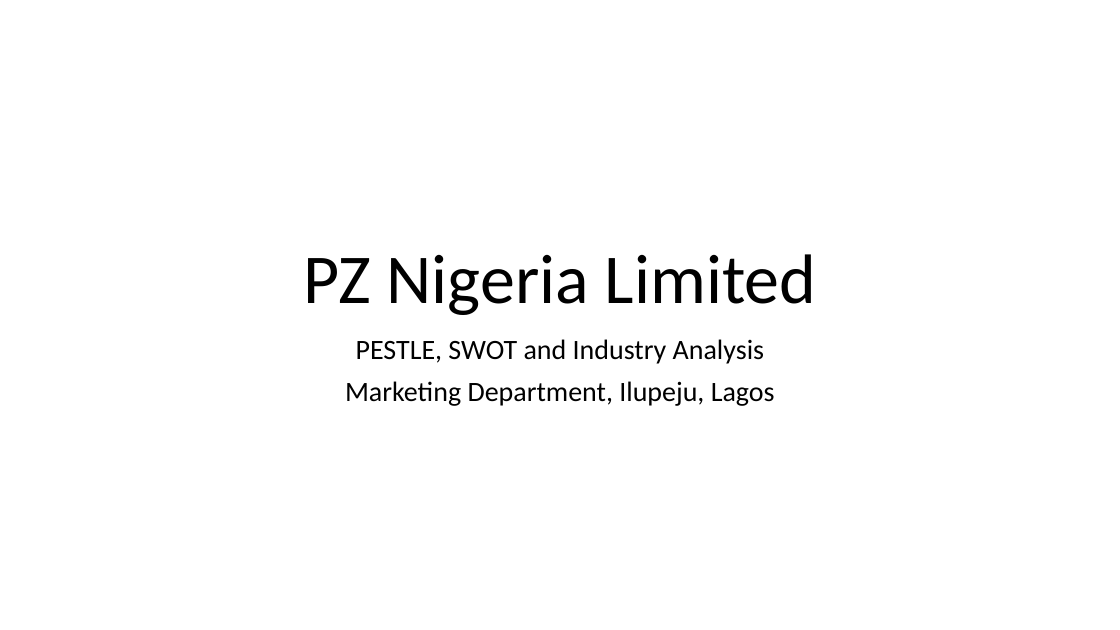
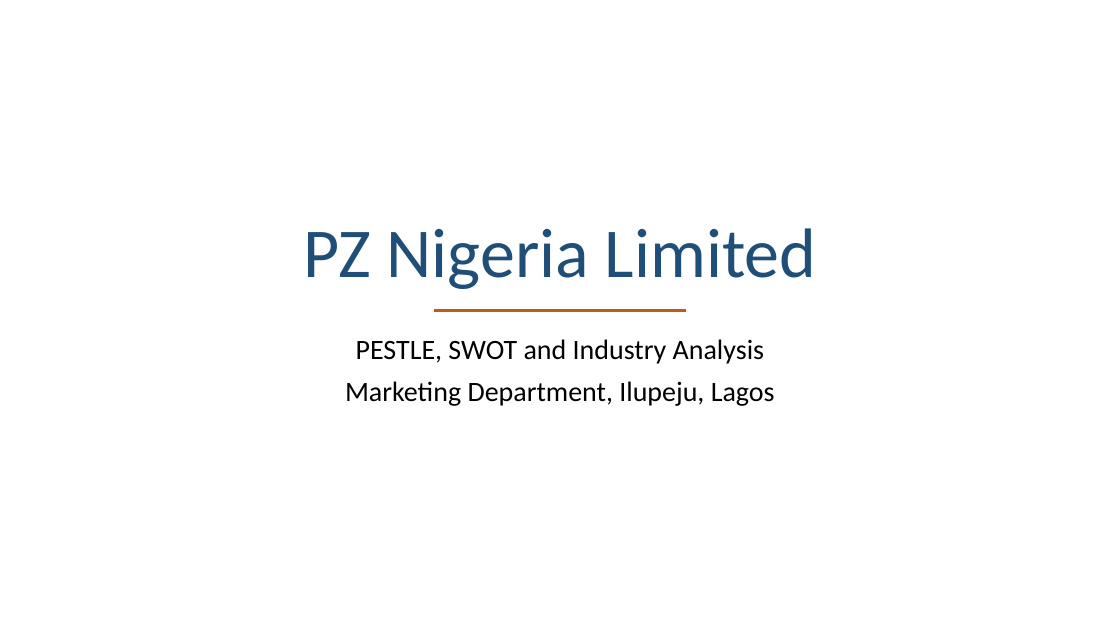
Before and after one commit to BadboyVee/BlackHoleeee, a slide deck: slide 1 of pz-analysis/PZ_Nigeria_Analysis.pptx. Drawn at 1120x630 pixels with LibreOffice and Linux fonts; fonts in the diff are those of the drawing. Boxes give left, top, right and bottom in pixels: in the first picture for what was removed or moved away, otherwise in the second. Text is boxed around its words. In the diff, an @@ line names an element or a change of style, - is before the commit and + after.

```diff
--- a/pz-analysis/PZ_Nigeria_Analysis.pptx
+++ b/pz-analysis/PZ_Nigeria_Analysis.pptx
@@ title "PZ Nigeria Limited": place and size @@
-title "PZ Nigeria Limited" at <box>303,254,817,315</box>
+title "PZ Nigeria Limited" at <box>303,228,817,289</box>
@@ title "PZ Nigeria Limited" at <box>303,228,817,289</box>: text colour #000000 to #1F4E79 @@
@@ line added from (434, 311) to (686, 311), #C55A11 3 pt @@
```
Also in this commit, not shown: 14 other slides changed, 3 other files.
